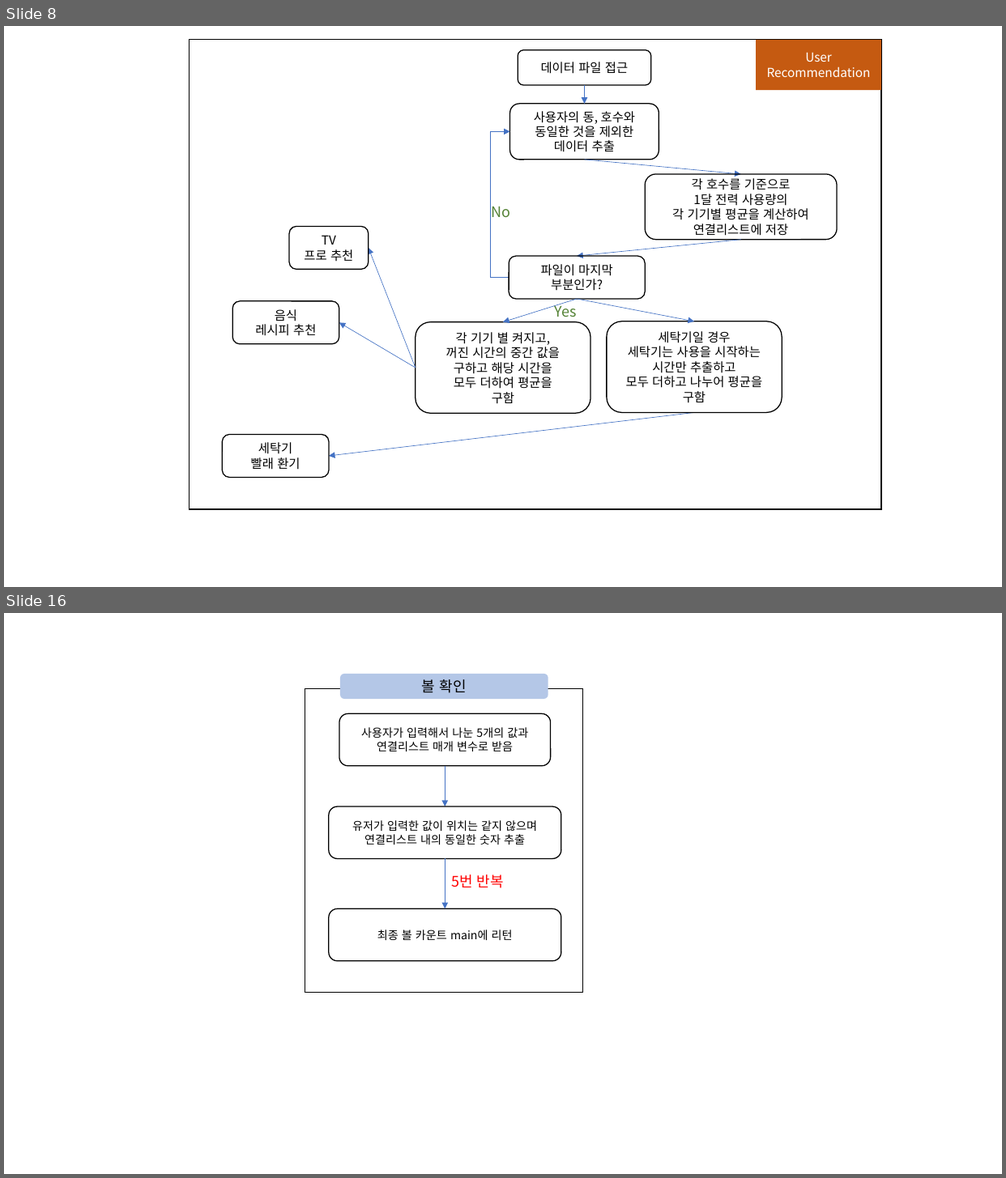
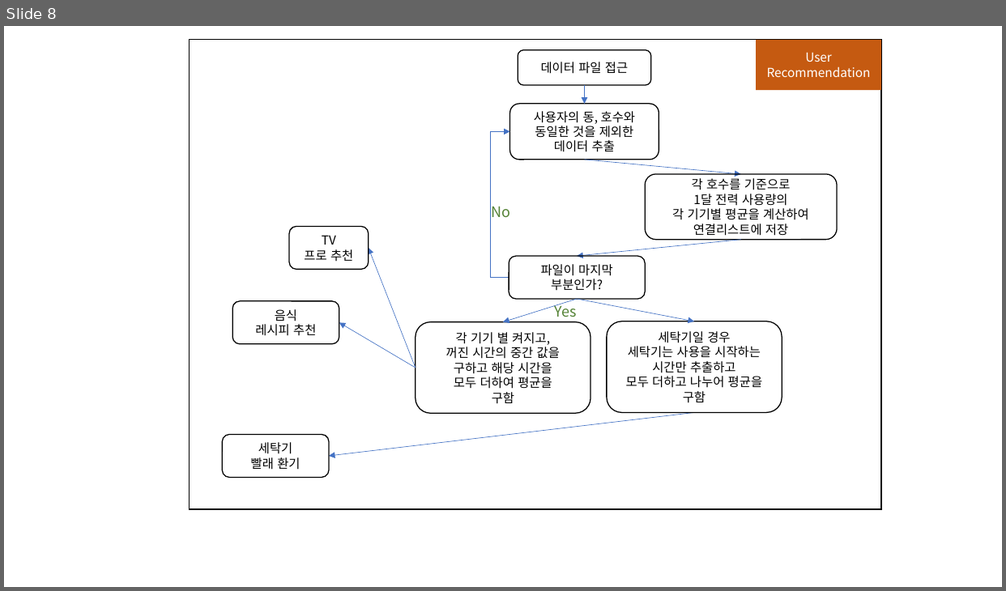
Before and after one commit to skywings-kor/SMU-CODE, a slide deck: 2022년-1학기/2022년-1C(PBL)자료/자율프로젝트(스마트홈-Data Analyze)/IOT_DataAnalyze_상세개발사항.pptx. Shown one above the other, each under a label of ours: slides 8 and 16 before the commit, slide 8 after it; the slides between them are not shown. The pictures are 1006x1178 and 1006x591 pixels, drawn with LibreOffice and Linux fonts; fonts in the diff are those of the drawing. Boxes give left, top, right and bottom in pixels: in the first picture for what was removed or moved away, otherwise in the second. Text is boxed around its words. In the diff, an @@ line names an element or a change of style, - is before the commit and + after.

```diff
--- a/2022년-1학기/2022년-1C(PBL)자료/자율프로젝트(스마트홈-Data Analyze)/IOT_DataAnalyze_상세개발사항.pptx
+++ b/2022년-1학기/2022년-1C(PBL)자료/자율프로젝트(스마트홈-Data Analyze)/IOT_DataAnalyze_상세개발사항.pptx
@@ slide 16 removed at box(4, 613, 1002, 1174), background #FFFFFF @@
@@ rounded rectangle removed at box(340, 674, 548, 699) @@
-볼 확인
@@ rectangle removed at box(305, 688, 583, 993) @@
@@ rounded rectangle removed at box(339, 714, 551, 766) @@
-사용자가 입력해서 나눈 5개의 값과 연결리스트 매개 변수로 받음
@@ arrow removed from (445, 766) to (445, 807) @@
@@ rounded rectangle removed at box(329, 807, 562, 859) @@
-유저가 입력한 값이 위치는 같지 않으며 연결리스트 내의 동일한 숫자 추출
@@ arrow removed from (445, 858) to (445, 909) @@
@@ text removed at box(451, 875, 504, 888) @@
-5번 반복
@@ rounded rectangle removed at box(329, 909, 562, 961) @@
-최종 볼 카운트 main에 리턴
```
Also in this commit, not shown: 1 slide added, 7 other slides removed, 7 other files.
